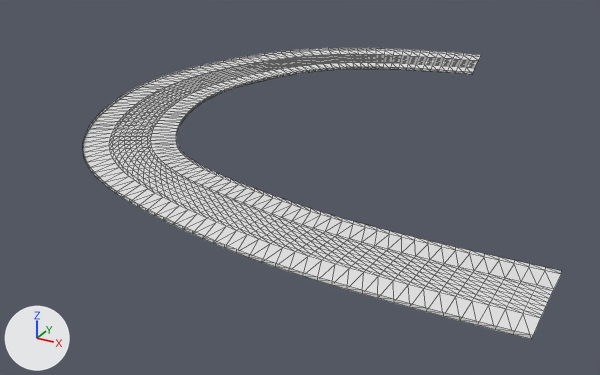
A saved change to the glTF model public/assets/gen3/models/track-07.glb.
Rendered twice from a camera (50 mm lens) standing at (112.0, -376.0, 104.0) and looking at (-30.0, -118.0, -25.0). The lights are fixed; the arrows at lower left show +X, +Y and +Z. The older version comes first. Mesh edges are drawn as thin lines. Vertices at exactly the same position are counted once.

The older version as bpy lines, for what is in view:
```python
me_track_07 = bpy.data.meshes.new('track-07')
me_track_07.from_pydata(...)  # 1274 vertices, 2328 faces; spans x -114.0..82.0, y -216.0..16.0, z -1.0..1.0
ob_track_07 = bpy.data.objects.new('track-07', me_track_07)
ob_track_07.location = (0.0, 0.0, 0.0)
```
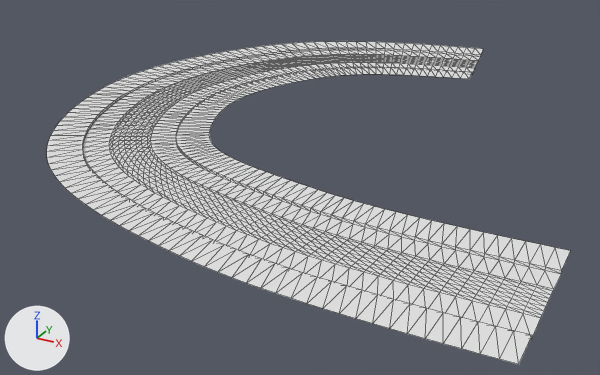
Edits to the bpy script that builds the scene:
```text
Change me_track_07:
    used by ob_track_07; location = (0.0, 0.0, 0.0)
    remove me_track_07.from_pydata(...)  # 1274 vertices, 2328 faces; spans x -114.0..82.0, y -216.0..16.0, z -1.0..1.0
    add me_track_07.from_pydata(...)  # 1470 vertices, 2716 faces; spans x -126.0..82.0, y -228.0..28.0, z -1.0..2.0
    me_track_07 part 1
    126 vertices are added at x -126.0..31.0, y -226.0..28.0, z -1.0..2.0
    17 new vertices lie (0.0, 12.0, 0.0) away from vertices in x -28.0..81.0, y -184.0..-172.0, z 1.0
    14 new vertices lie (0.0, -12.0, 0.0) away from vertices in x -42.0..82.0, y -216.0..-202.0, z 1.0
    10 new vertices lie (-3.0, 12.0, 0.0) away from vertices in x -32.0..38.0, y -184.0..15.0, z 1.0
    7 new vertices lie (7.0, -10.0, 0.0) away from vertices in x -53.0..-26.0, y -36.0..-23.0, z 0.0
    7 new vertices lie (6.0, -11.0, 0.0) away from vertices in x -48.0..-1.0, y -32.0..-17.0, z 0.0..1.0
    5 new vertices lie (-1.0, -12.0, 0.0) away from vertices in x 7.0..33.0, y -216.0..-214.0, z 1.0
    5 new vertices lie (10.0, 7.0, 0.0) away from vertices in x -78.0..-65.0, y -148.0..-120.0, z 0.0
    5 new vertices lie (11.0, 5.0, 0.0) away from vertices in x -80.0..-72.0, y -136.0..-113.0, z 0.0
    388 new faces join them
```

Boxes (x1, y1, x2, y2) around the edits, measured in the pictures (600 x 375 px):
'track-07', reshaped (9% wider, 11% taller): before (83, 48, 561, 339); after (47, 41, 570, 364)
part 1 of me_track_07, added: after (47, 41, 570, 364)
